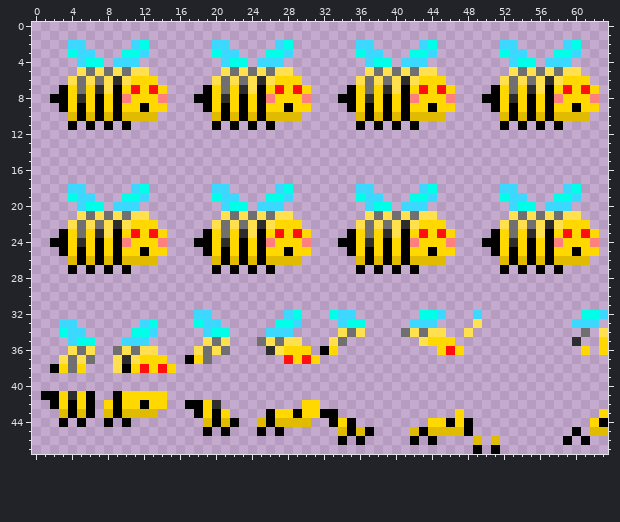
Two versions of one pixel-art sprite, PewPew Paradise/Images/Sprites/Enemies/bee.png. This is how it looked before the edit.
The file is 64x48 pixels.
Once edited:
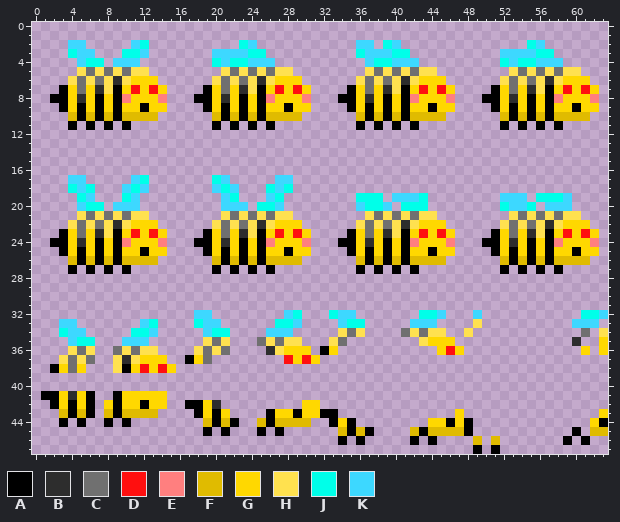
Palette (. is transparent): A #000000  B #2d2d2d  C #707070  D #ff0f0f  E #ff7f7f  F #e0bb00  G #ffd800  H #ffe14f  J #00ffe9  K #3dd8ff
From old to new:
The author put colour J in row 2 at x 23, 39 and 55; in row 3 at x 24 to 25, 40 to 41 and 56 to 57; in row 4 at x 20 and 52; in row 17 at x 12 and 20; in row 18 at x 6 and 26; in row 19 at x 56 to 57.
The author put colour J in row 20 at x 52.
Colour K becomes colour J in row 18 at x 4, 11 and 21; in row 19 at x 5, 22 and 37 to 38; in row 20 at x 25 to 26, 37 and 41 to 43.
The author put colour K in row 2 at x 24, 40 and 56; in row 3 at x 23, 39 and 55; in row 4 at x 24, 40 and 56; in row 17 at x 4 to 5, 11, 21 and 27 to 28; in row 18 at x 10 and 22; in row 19 at x 40 to 41.
The author put colour K in row 20 at x 36.
Colour J becomes colour K in row 3 at x 20 and 52; in row 18 at x 12; in row 19 at x 11, 26, 42, 52 and 59; in row 20 at x 22 to 23, 39 and 54.
Colour J is removed in row 2 at x 28, 44 and 60; in row 3 at x 26 to 27, 42 to 43 and 58 to 59; in row 18 at x 44 and 60; in row 19 at x 4 and 20.
Colour K is removed in row 2 at x 20 to 21, 27, 43, 52 to 53 and 59; in row 3 at x 28, 44 and 60; in row 4 at x 27, 43 and 59; in row 18 at x 36 to 37, 43, 52 to 53 and 59; in row 19 at x 12, 28, 44 and 60.
Boxes around the changes in both pictures, in picture pixels (x1, y1, x2, y2):
changed: (212, 40, 293, 67)
changed: (383, 40, 437, 67)
changed: (500, 40, 581, 67)
changed: (68, 175, 149, 202)
changed: (212, 175, 293, 211)
changed: (356, 184, 437, 211)
changed: (500, 184, 581, 211)
